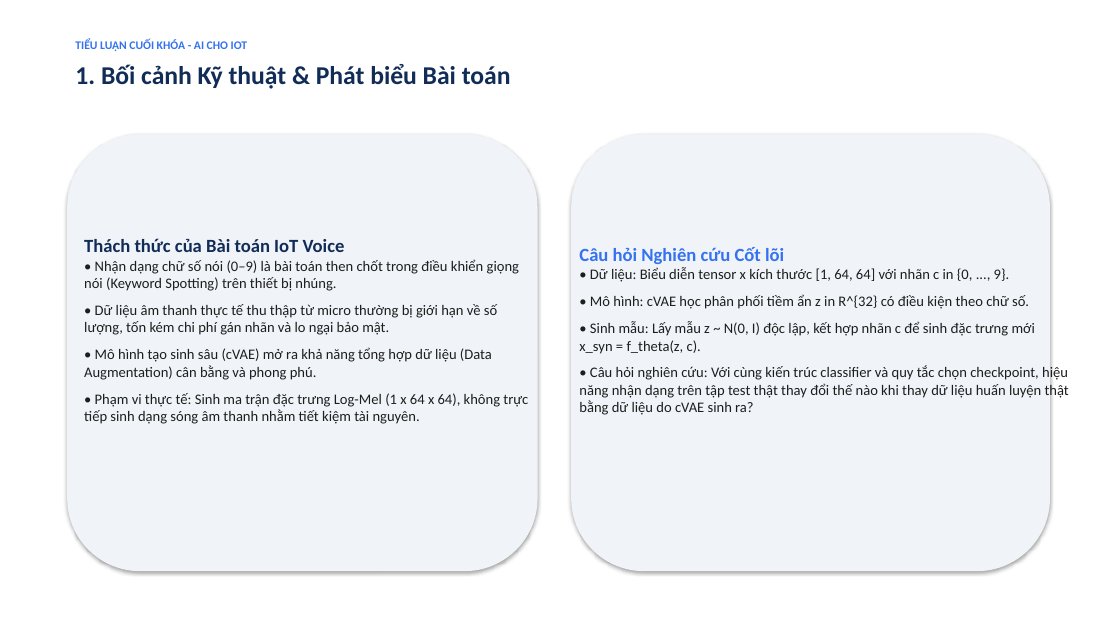
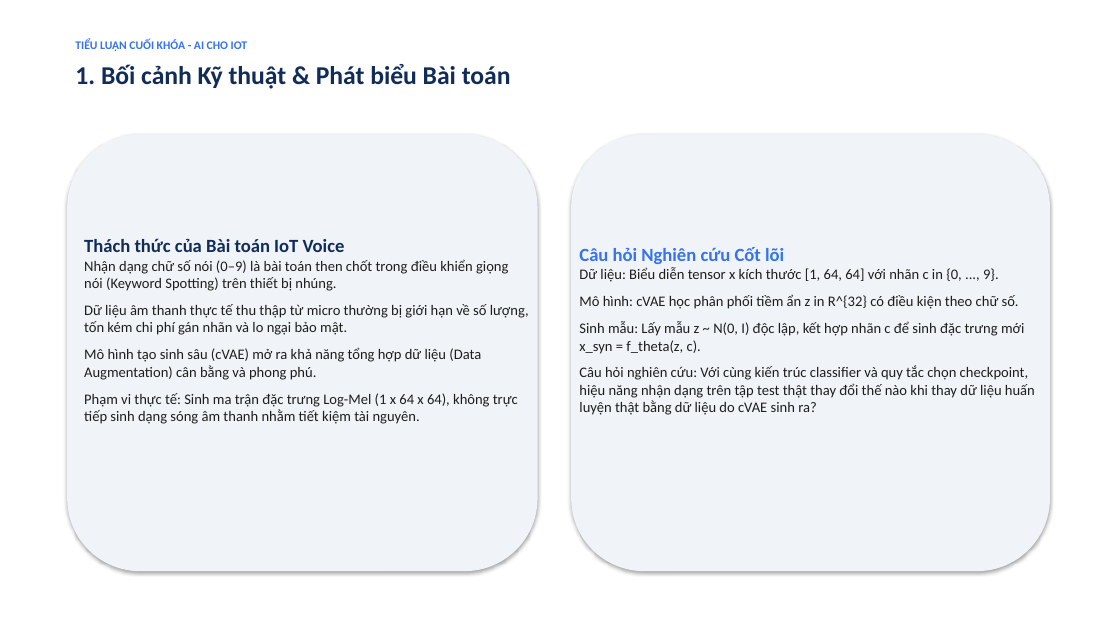
Before and after one commit to dqtt2005/DANGQUOCTHANHTAI_final, a slide deck: slide 2 of DangQuocThanhTai_Bao_cao_cuoi_ky.pptx. Drawn at 1120x630 pixels with LibreOffice and Linux fonts; fonts in the diff are those of the drawing. Boxes give left, top, right and bottom in pixels: in the first picture for what was removed or moved away, otherwise in the second. Text is boxed around its words. In the diff, an @@ line names an element or a change of style, - is before the commit and + after.

```diff
--- a/DangQuocThanhTai_Bao_cao_cuoi_ky.pptx
+++ b/DangQuocThanhTai_Bao_cao_cuoi_ky.pptx
@@ text at <box>84,259,529,424</box>: text changed @@
-• Nhận dạng chữ số nói (0–9) là bài toán then chốt trong điều khiển giọng nói (Keyword Spotting) trên thiết bị nhúng.
-• Dữ liệu âm thanh thực tế thu thập từ micro thường bị giới hạn về số lượng, tốn kém chi phí gán nhãn và lo ngại bảo mật.
-• Mô hình tạo sinh sâu (cVAE) mở ra khả năng tổng hợp dữ liệu (Data Augmentation) cân bằng và phong phú.
-• Phạm vi thực tế: Sinh ma trận đặc trưng Log-Mel (1 x 64 x 64), không trực tiếp sinh dạng sóng âm thanh nhằm tiết kiệm tài nguyên.
+Nhận dạng chữ số nói (0–9) là bài toán then chốt trong điều khiển giọng nói (Keyword Spotting) trên thiết bị nhúng.
+Dữ liệu âm thanh thực tế thu thập từ micro thường bị giới hạn về số lượng, tốn kém chi phí gán nhãn và lo ngại bảo mật.
+Mô hình tạo sinh sâu (cVAE) mở ra khả năng tổng hợp dữ liệu (Data Augmentation) cân bằng và phong phú.
+Phạm vi thực tế: Sinh ma trận đặc trưng Log-Mel (1 x 64 x 64), không trực tiếp sinh dạng sóng âm thanh nhằm tiết kiệm tài nguyên.
@@ text at <box>579,267,1035,415</box>: text changed @@
-• Dữ liệu: Biểu diễn tensor x kích thước [1, 64, 64] với nhãn c in {0, ..., 9}.
-• Mô hình: cVAE học phân phối tiềm ẩn z in R^{32} có điều kiện theo chữ số.
-• Sinh mẫu: Lấy mẫu z ~ N(0, I) độc lập, kết hợp nhãn c để sinh đặc trưng mới x_syn = f_theta(z, c).
-• Câu hỏi nghiên cứu: Với cùng kiến trúc classifier và quy tắc chọn checkpoint, hiệu năng nhận dạng trên tập test thật thay đổi thế nào khi thay dữ liệu huấn luyện thật bằng dữ liệu do cVAE sinh ra?
+Dữ liệu: Biểu diễn tensor x kích thước [1, 64, 64] với nhãn c in {0, ..., 9}.
+Mô hình: cVAE học phân phối tiềm ẩn z in R^{32} có điều kiện theo chữ số.
+Sinh mẫu: Lấy mẫu z ~ N(0, I) độc lập, kết hợp nhãn c để sinh đặc trưng mới x_syn = f_theta(z, c).
+Câu hỏi nghiên cứu: Với cùng kiến trúc classifier và quy tắc chọn checkpoint, hiệu năng nhận dạng trên tập test thật thay đổi thế nào khi thay dữ liệu huấn luyện thật bằng dữ liệu do cVAE sinh ra?
```
